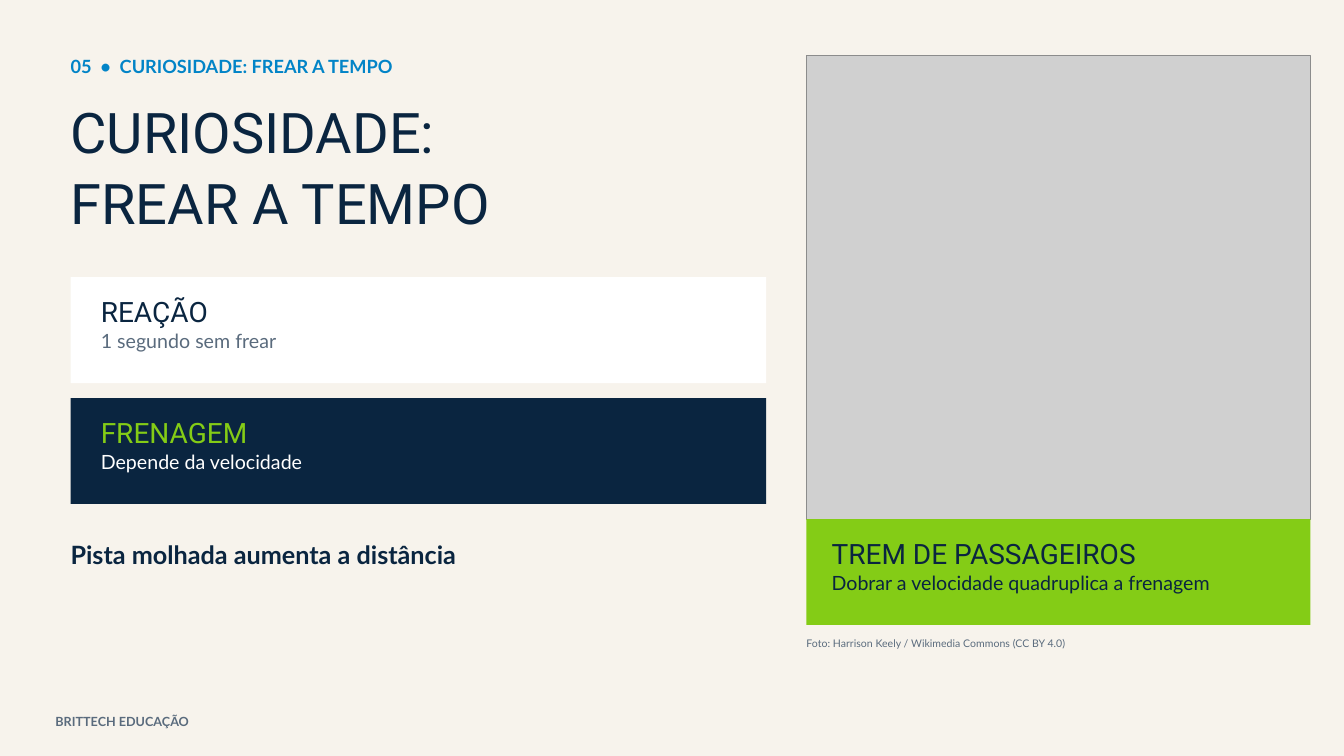
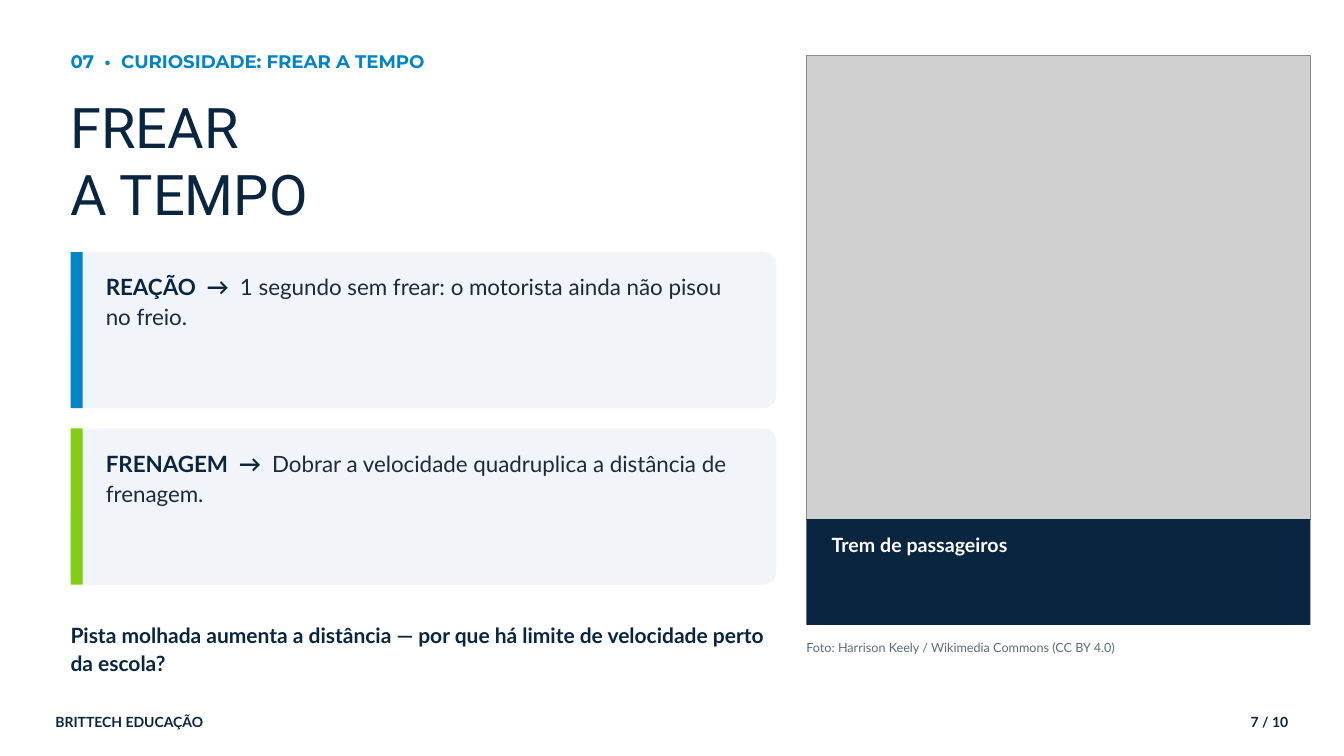
Before and after one commit to thiagollipe-web/brittech-educacao-aulas, a slide deck: slide 7 of ensino-medio/fisica-1serie-movimento-dia-a-dia.pptx (slide 5 before the commit). Drawn at 1344x756 pixels with LibreOffice and Linux fonts; fonts in the diff are those of the drawing; grey boxes stand for pictures. Boxes give left, top, right and bottom in pixels: in the first picture for what was removed or moved away, otherwise in the second. Text is boxed around its words. In the diff, an @@ line names an element or a change of style, - is before the commit and + after.

```diff
--- a/ensino-medio/fisica-1serie-movimento-dia-a-dia.pptx
+++ b/ensino-medio/fisica-1serie-movimento-dia-a-dia.pptx
@@ rectangle removed at [0,0,1344,756] @@
@@ text at [71,55,424,69]: text changed; font Lato to Montserrat @@
-05 • CURIOSIDADE: FREAR A TEMPO
+07 • CURIOSIDADE: FREAR A TEMPO
@@ text at [71,108,308,216]: text changed @@
-CURIOSIDADE:
-FREAR A TEMPO
+FREAR
+A TEMPO
@@ rounded rectangle added at [71,252,776,408], fill #F1F5F9 @@
@@ rectangle added at [71,252,83,408], fill #0284C7 @@
@@ rectangle removed at [71,277,766,383] @@
@@ text at [106,276,722,325]: text changed; size 14 to 16 pt; text colour #5A6B7D to #1E2A38 @@
-REAÇÃO
-1 segundo sem frear
+REAÇÃO → 1 segundo sem frear: o motorista ainda não pisou no freio.
@@ rectangle removed at [71,398,766,504] @@
@@ rounded rectangle added at [71,429,776,585], fill #F1F5F9 @@
@@ rectangle added at [71,429,83,585], fill #84CC16 @@
@@ text removed at [101,423,302,473] @@
-FRENAGEM
-Depende da velocidade
@@ text added at [106,455,726,506], 16 pt, text #1E2A38 @@
+FRENAGEM → Dobrar a velocidade quadruplica a distância de frenagem.
@@ rectangle at [807,519,1311,625]: fill #84CC16 to #0A2540 @@
@@ text at [832,537,1008,556]: text changed; text colour #0A2540 to #FFFFFF; bold on @@
-TREM DE PASSAGEIROS
-Dobrar a velocidade quadruplica a frenagem
+Trem de passageiros
@@ text at [71,627,764,671]: text changed; size 18 to 15 pt @@
-Pista molhada aumenta a distância
+Pista molhada aumenta a distância — por que há limite de velocidade perto da escola?
@@ text "Foto: Harrison Keely / Wikimedia ..." at [806,642,1115,654]: size 7.5 to 9 pt, text colour #5A6B7D to #5B6B7A @@
@@ text "BRITTECH EDUCAÇÃO" at [55,715,204,730]: size 9 to 10 pt, text colour #5A6B7D to #0A2540 @@
@@ text added at [1251,716,1288,727], 10 pt, text #0A2540, bold @@
+7 / 10
```
Also in this commit, not shown: 3 other slides changed, 6 slides added, 4 slides removed, 4 other files.
